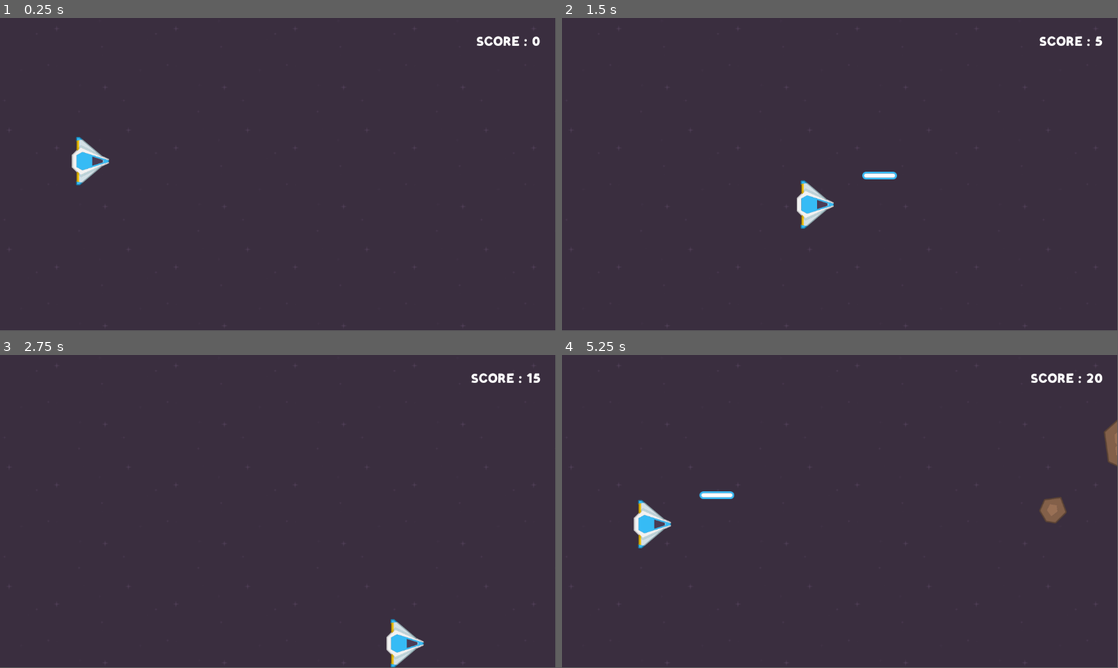
Above: before the commit, frames 1-4 (two rows, left to right).
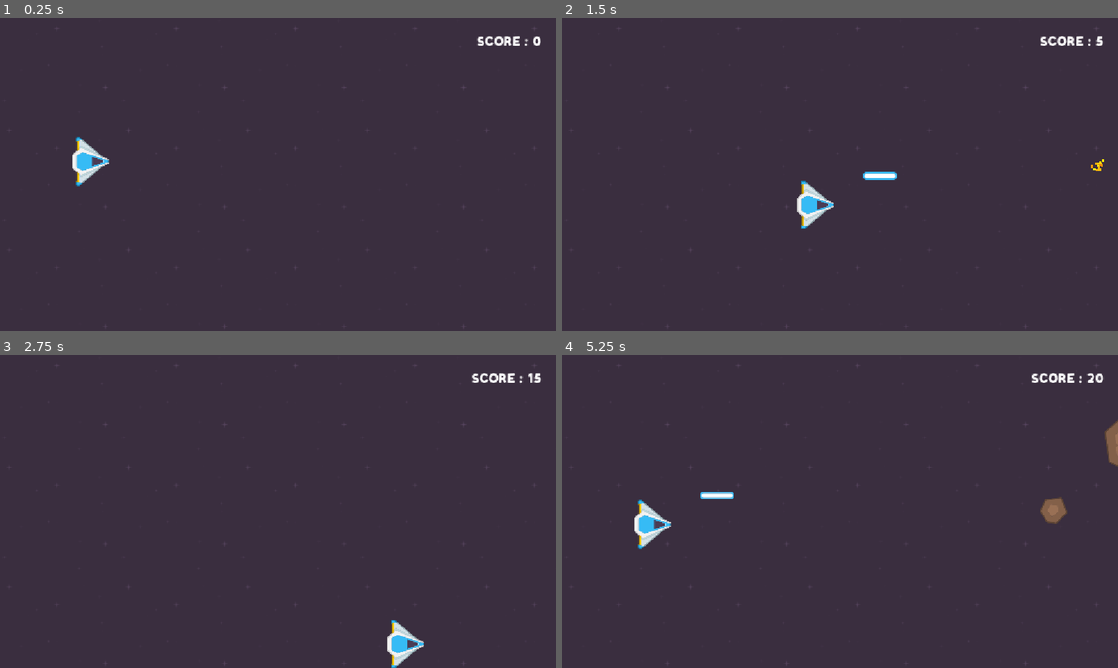
Above: after the commit, the same moments.

Repository: WMinerva/asteroid-shooter
Game: Godot game, scene res://scenes/main/main.tscn
Two runs of this game, one before a commit and one after it. Both use one fixed random seed, a clock stepped at 60 frames per second and the inputs below.
Inputs:
- Up to frame 1 (0.25 s): no input
- Up to frame 2 (1.5 s): tap Enter at 0.5 s; hold Right (right) 0.53-1.28 s; tap Space (shoot) at 0.6, 1.35 s; hold Down (down) from 1.28 s (still down)
- Up to frame 3 (2.75 s): release Down (down) at 2.03 s; hold Right (right) from 2.03 s (still down); tap Space (shoot) at 2.1 s
- Up to frame 4 (5.25 s): release Right (right) at 2.78 s; hold Up (up) 2.78-3.53 s; tap Space (shoot) every 0.75 s from 2.85 to 5.1 s; hold Left (left) 3.53-5.03 s; hold Down (down) from 5.03 s (still down)
In our replay, the window is 799x449 before the commit and 800x450 after it. These sizes can differ from the game's own. Grey fills any space a smaller window leaves; there, only what the larger window draws over its background counts as a difference.

The runs differ from the first frame. In frame 1, 0.3% of the frame differs, in the area x 12-98%, y 5-54%; in frame 2, 0.4%; in frame 3, 0.4%; in frame 4, 0.5%, in the area x 12-100%, y 5-62%.

Commit message:
particles & spawner end game

Diff:
--- a/project.godot
+++ b/project.godot
@@ -18,6 +18,10 @@
 [autoload]
 
 GameManager="*res://autoloads/game_manager.gd"
+
+[display]
+
+window/stretch/mode="canvas_items"
 
 [editor_plugins]
 
--- a/scenes/asteroid/asteroid.gd
+++ b/scenes/asteroid/asteroid.gd
@@ -5,6 +5,8 @@
 @export var min_rotation: int
 @export var max_rotation: int
 @export var points: int
+
+@export var explosion_scene: PackedScene
 
 var random_speed
 var random_rotation
@@ -33,7 +35,13 @@
 	if is_laser:
 		GameManager.add_score(points)
 	if is_laser or is_player:
-		queue_free()
-
+		destroy()
 	# if is_game_over_trigger:
 	# 	GameManager.set_is_game_over(true)
+
+
+func destroy():
+	var explosion_instance = explosion_scene.instantiate()
+	add_sibling(explosion_instance)
+	explosion_instance.position = position
+	queue_free()
--- a/scenes/asteroid/big_asteroid.tscn
+++ b/scenes/asteroid/big_asteroid.tscn
@@ -1,7 +1,8 @@
-[gd_scene load_steps=4 format=3 uid="uid://k8nps0u4byf0"]
+[gd_scene load_steps=5 format=3 uid="uid://k8nps0u4byf0"]
 
 [ext_resource type="Texture2D" uid="uid://df1g1usfs4r2s" path="res://assets/sprites/rock-big.png" id="1_u3ckf"]
 [ext_resource type="Script" uid="uid://bprm8wgj2oquj" path="res://scenes/asteroid/asteroid.gd" id="1_ugcsv"]
+[ext_resource type="PackedScene" uid="uid://duonh024w6pah" path="res://scenes/explosion/explosion.tscn" id="2_c4y15"]
 
 [sub_resource type="CircleShape2D" id="CircleShape2D_ugcsv"]
 radius = 80.50466
@@ -14,6 +15,7 @@
 min_rotation = -180
 max_rotation = 180
 points = 5
+explosion_scene = ExtResource("2_c4y15")
 metadata/_edit_group_ = true
 
 [node name="Sprite2D" type="Sprite2D" parent="."]
--- a/scenes/asteroid/medium_asteroid.tscn
+++ b/scenes/asteroid/medium_asteroid.tscn
@@ -1,7 +1,8 @@
-[gd_scene load_steps=4 format=3 uid="uid://ch40cw3lxntsm"]
+[gd_scene load_steps=5 format=3 uid="uid://ch40cw3lxntsm"]
 
 [ext_resource type="Texture2D" uid="uid://bp2uar47q8fg4" path="res://assets/sprites/rock-medium.png" id="1_fukld"]
 [ext_resource type="Script" uid="uid://bprm8wgj2oquj" path="res://scenes/asteroid/asteroid.gd" id="1_kfrnw"]
+[ext_resource type="PackedScene" uid="uid://duonh024w6pah" path="res://scenes/explosion/explosion.tscn" id="2_72fys"]
 
 [sub_resource type="CapsuleShape2D" id="CapsuleShape2D_fukld"]
 radius = 49.739094
@@ -15,6 +16,7 @@
 min_rotation = -180
 max_rotation = 180
 points = 10
+explosion_scene = ExtResource("2_72fys")
 metadata/_edit_group_ = true
 
 [node name="Sprite2D" type="Sprite2D" parent="."]
--- a/scenes/asteroid/small_asteroid.tscn
+++ b/scenes/asteroid/small_asteroid.tscn
@@ -1,7 +1,8 @@
-[gd_scene load_steps=4 format=3 uid="uid://dshq485hc6dwb"]
+[gd_scene load_steps=5 format=3 uid="uid://dshq485hc6dwb"]
 
 [ext_resource type="Texture2D" uid="uid://cl8un08ma28u7" path="res://assets/sprites/rock-small.png" id="1_25hcj"]
 [ext_resource type="Script" uid="uid://bprm8wgj2oquj" path="res://scenes/asteroid/asteroid.gd" id="1_t13ve"]
+[ext_resource type="PackedScene" uid="uid://duonh024w6pah" path="res://scenes/explosion/explosion.tscn" id="2_n8a1e"]
 
 [sub_resource type="CircleShape2D" id="CircleShape2D_t13ve"]
 radius = 33.06055
@@ -14,6 +15,7 @@
 min_rotation = -180
 max_rotation = 180
 points = 15
+explosion_scene = ExtResource("2_n8a1e")
 metadata/_edit_group_ = true
 
 [node name="Sprite2D" type="Sprite2D" parent="."]
--- /dev/null
+++ b/scenes/explosion/explosion.gd
@@ -0,0 +1,10 @@
+extends GPUParticles2D
+
+
+# Called when the node enters the scene tree for the first time.
+func _ready() -> void:
+	emitting = true
+
+
+func _on_finished() -> void:
+	queue_free()
--- /dev/null
+++ b/scenes/explosion/explosion.tscn
@@ -0,0 +1,38 @@
+[gd_scene load_steps=7 format=3 uid="uid://duonh024w6pah"]
+
+[ext_resource type="Script" uid="uid://b0xweaagi42q3" path="res://scenes/explosion/explosion.gd" id="1_plwnx"]
+
+[sub_resource type="Gradient" id="Gradient_g7xom"]
+colors = PackedColorArray(0.94140625, 0.51034975, 0.051483154, 1, 0.99243164, 1, 0.03125, 1)
+
+[sub_resource type="GradientTexture1D" id="GradientTexture1D_i7lro"]
+gradient = SubResource("Gradient_g7xom")
+
+[sub_resource type="Curve" id="Curve_312tk"]
+_data = [Vector2(0, 1), 0.0, 0.0, 0, 0, Vector2(1, 0), -3.187501, 0.0, 0, 0]
+point_count = 2
+
+[sub_resource type="CurveTexture" id="CurveTexture_xyxv7"]
+curve = SubResource("Curve_312tk")
+
+[sub_resource type="ParticleProcessMaterial" id="ParticleProcessMaterial_gyevx"]
+particle_flag_disable_z = true
+spread = 180.0
+initial_velocity_min = 100.0
+initial_velocity_max = 400.0
+gravity = Vector3(0, 0, 0)
+scale_min = 5.0
+scale_max = 5.0
+scale_curve = SubResource("CurveTexture_xyxv7")
+color_initial_ramp = SubResource("GradientTexture1D_i7lro")
+
+[node name="Explosion" type="GPUParticles2D"]
+emitting = false
+amount = 30
+lifetime = 0.5
+one_shot = true
+explosiveness = 0.85
+process_material = SubResource("ParticleProcessMaterial_gyevx")
+script = ExtResource("1_plwnx")
+
+[connection signal="finished" from="." to="." method="_on_finished"]
--- a/scenes/main/main.tscn
+++ b/scenes/main/main.tscn
@@ -1,9 +1,10 @@
-[gd_scene load_steps=7 format=3 uid="uid://cuprbq600w8r8"]
+[gd_scene load_steps=8 format=3 uid="uid://cuprbq600w8r8"]
 
 [ext_resource type="Texture2D" uid="uid://cymnql4of0twx" path="res://assets/sprites/background.png" id="1_hyk8p"]
 [ext_resource type="PackedScene" uid="uid://bcvtlbaxm1gjp" path="res://scenes/spawners/asteroid_spawner.tscn" id="4_ow5a4"]
 [ext_resource type="PackedScene" uid="uid://u57j8cw0hyvx" path="res://scenes/player/player.tscn" id="5_6q06x"]
 [ext_resource type="PackedScene" uid="uid://cmo4w01gpkv17" path="res://scenes/walls/walls.tscn" id="6_ow5a4"]
+[ext_resource type="PackedScene" uid="uid://cu6jk5s77dg6y" path="res://scenes/spawners/power_up_spawner.tscn" id="7_hujxm"]
 [ext_resource type="PackedScene" uid="uid://bepttmp7eelca" path="res://scenes/ui/hud/hud.tscn" id="8_yyfjg"]
 [ext_resource type="PackedScene" uid="uid://bfyi51n01aso3" path="res://scenes/ui/game_over/game_over_ui.tscn" id="9_b1x3f"]
 
@@ -19,7 +20,7 @@
 [node name="Walls" parent="." instance=ExtResource("6_ow5a4")]
 
 [node name="AsteroidSpawner" parent="." instance=ExtResource("4_ow5a4")]
-position = Vector2(1282, 328)
+position = Vector2(1282, 329)
 
 [node name="UiLayer" type="CanvasLayer" parent="."]
 
@@ -27,3 +28,5 @@
 metadata/_edit_lock_ = true
 
 [node name="GameOverUI" parent="UiLayer" instance=ExtResource("9_b1x3f")]
+
+[node name="powerUpSpawner" parent="." instance=ExtResource("7_hujxm")]
--- /dev/null
+++ b/scenes/power_up/power_up.gd
@@ -0,0 +1,18 @@
+extends Area2D
+
+# # Called when the node enters the scene tree for the first time.
+# func _ready() -> void:
+# 	pass # Replace with function body.
+#
+#
+# # Called every frame. 'delta' is the elapsed time since the previous frame.
+# func _process(delta: float) -> void:
+# 	pass
+
+
+func _on_area_entered(area: Area2D) -> void:
+	if area.is_in_group("player"):
+		var asteroids = get_tree().get_nodes_in_group("asteroids")
+		for asteroid in asteroids:
+			asteroid.destroy()
+		queue_free()
--- /dev/null
+++ b/scenes/power_up/power_up.tscn
@@ -0,0 +1,20 @@
+[gd_scene load_steps=4 format=3 uid="uid://hr4j8shg04j2"]
+
+[ext_resource type="Texture2D" uid="uid://b436tyh5f1d0j" path="res://assets/sprites/powerupYellow_bolt.png" id="1_4i33q"]
+[ext_resource type="Script" uid="uid://dxo1sptwsjp4i" path="res://scenes/power_up/power_up.gd" id="1_82c1w"]
+
+[sub_resource type="RectangleShape2D" id="RectangleShape2D_82c1w"]
+size = Vector2(33, 33.5)
+
+[node name="PowerUp" type="Area2D"]
+script = ExtResource("1_82c1w")
+metadata/_edit_group_ = true
+
+[node name="Sprite2D" type="Sprite2D" parent="."]
+texture = ExtResource("1_4i33q")
+
+[node name="CollisionShape2D" type="CollisionShape2D" parent="."]
+position = Vector2(-0.5, 0.25)
+shape = SubResource("RectangleShape2D_82c1w")
+
+[connection signal="area_entered" from="." to="." method="_on_area_entered"]
--- /dev/null
+++ b/scenes/spawners/power_up_spawner.gd
@@ -0,0 +1,33 @@
+extends Node2D
+
+# Called when the node enters the scene tree for the first time.
+# func _ready() -> void:
+# 	pass  # Replace with function body.
+#
+#
+# # Called every frame. 'delta' is the elapsed time since the previous frame.
+# func _process(delta: float) -> void:
+# 	pass
+
+@export var power_up_scene: PackedScene
+@export var min_y: int
+@export var max_y: int
+@export var min_x: int
+@export var max_x: int
+
+@onready var timer: Timer = $Timer
+
+
+func create_power_up():
+	if GameManager.is_game_over:
+		timer.stop()
+		return
+	var power_up_instance = power_up_scene.instantiate()
+	add_child(power_up_instance)
+	var random_y = randi_range(min_y, max_y)
+	var random_x = randi_range(min_x, max_x)
+	power_up_instance.global_position = Vector2(random_x, random_y)
+
+
+func _on_timer_timeout() -> void:
+	create_power_up()
--- /dev/null
+++ b/scenes/spawners/power_up_spawner.tscn
@@ -0,0 +1,18 @@
+[gd_scene load_steps=3 format=3 uid="uid://cu6jk5s77dg6y"]
+
+[ext_resource type="Script" uid="uid://c8giiq4m76plh" path="res://scenes/spawners/power_up_spawner.gd" id="1_umnrb"]
+[ext_resource type="PackedScene" uid="uid://hr4j8shg04j2" path="res://scenes/power_up/power_up.tscn" id="2_3c406"]
+
+[node name="powerUpSpawner" type="Node2D"]
+script = ExtResource("1_umnrb")
+power_up_scene = ExtResource("2_3c406")
+min_y = 10
+max_y = 600
+min_x = 10
+max_x = 550
+
+[node name="Timer" type="Timer" parent="."]
+wait_time = 10.0
+autostart = true
+
+[connection signal="timeout" from="Timer" to="." method="_on_timer_timeout"]
Not shown, added: scenes/explosion/explosion.gd.uid
Not shown, added: scenes/power_up/power_up.gd.uid
Not shown, added: scenes/spawners/power_up_spawner.gd.uid
